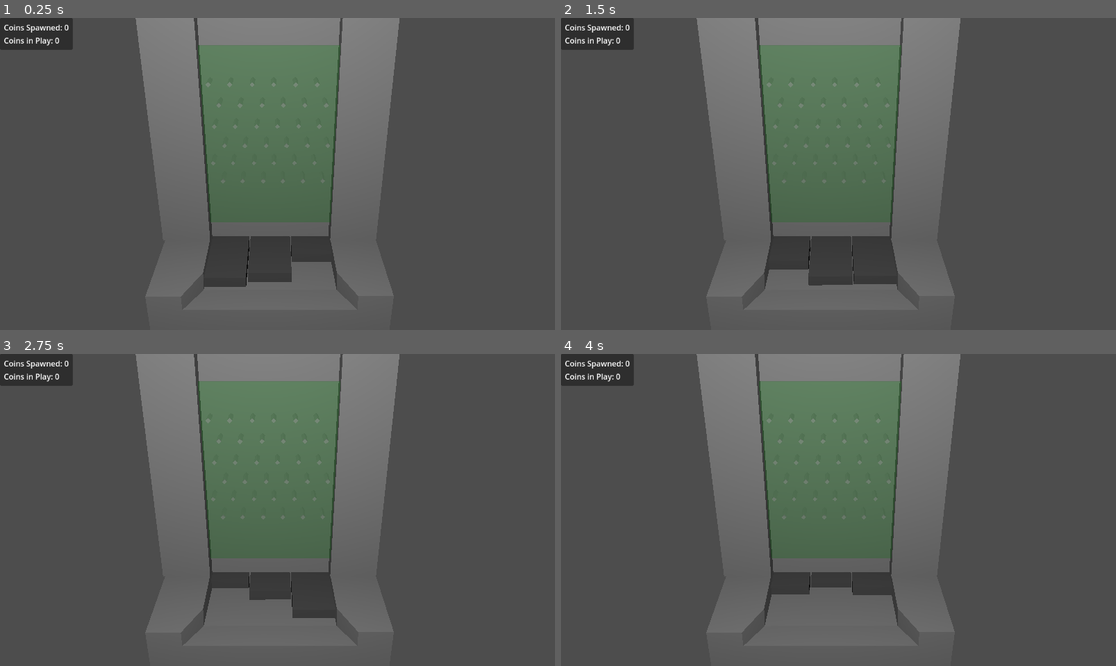
Above: before the commit, frames 1-4 (two rows, left to right).
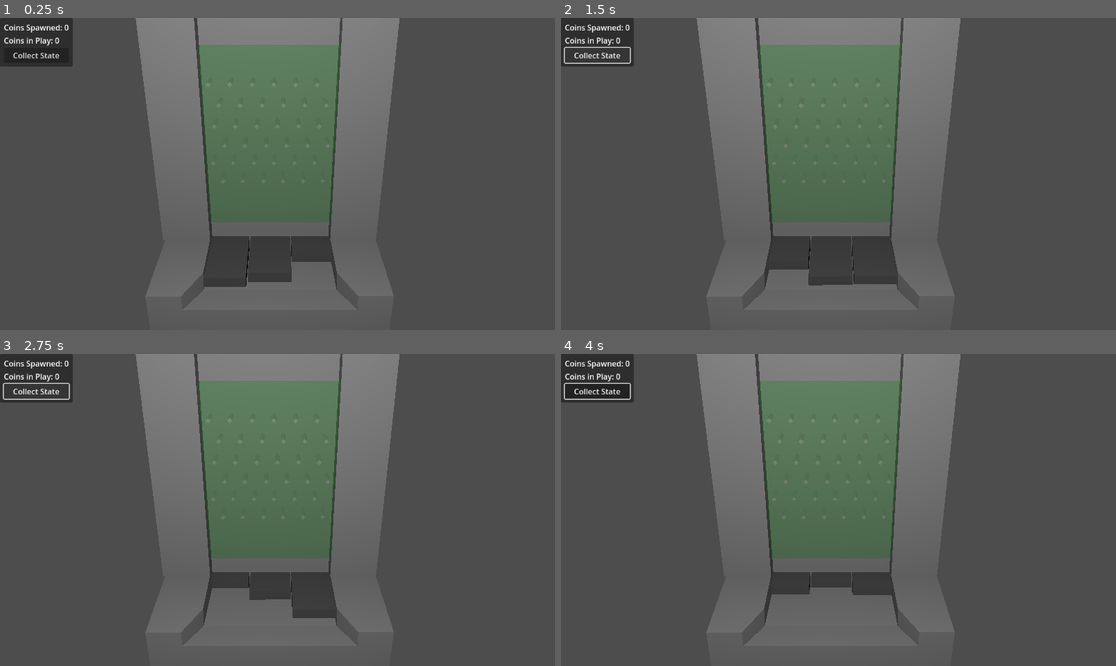
Above: after the commit, the same moments.

Repository: shaunhegarty/coin-pusher-godot
Game: Godot game, scene res://coin_pusher.tscn
Two runs of this game, one before a commit and one after it. Both use one fixed random seed, a clock stepped at 60 frames per second and the inputs below.
Inputs (mouse positions are in pixels of both pictures, inside the frame that each line leads up to):
- Up to frame 1 (0.25 s): no input
- Up to frame 2 (1.5 s): click (599, 55) at 0.5 s, where only the run after the commit has a clickable "Collect State"; click (599, 55) at 1.25 s, where only the run after the commit has a clickable "Collect State"
- Up to frame 3 (2.75 s): click (38, 391) at 2 s, where only the run after the commit has a clickable "Collect State"
- Up to frame 4 (4 s): move the mouse to (960, 494) at 2.77 s; click (960, 494) at 2.92 s; move the mouse to (727, 525) at 3.52 s; click (727, 525) at 3.67 s

The runs differ from the first frame. In frame 1, 0.7% of the frame differs, in the area x 0-14%, y 10-16%; in frame 2, 0.4%; in frame 3, 0.4%; in frame 4, 0.7%, in the area x 0-14%, y 9-16%.

Commit message:
Partial refactor, store state in memory

Diff:
--- a/2p_coin.tscn
+++ b/2p_coin.tscn
@@ -1,6 +1,6 @@
 [gd_scene load_steps=4 format=3 uid="uid://dao02pqjyw86r"]
 
-[ext_resource type="PackedScene" uid="uid://d18hm6qrx8ucb" path="res://coin.glb" id="1_sd4qk"]
+[ext_resource type="PackedScene" uid="uid://d18hm6qrx8ucb" path="res://Assets/Models/coin.glb" id="1_sd4qk"]
 
 [sub_resource type="PhysicsMaterial" id="PhysicsMaterial_nxogv"]
 friction = 0.3
--- a/coin_pusher.tres
+++ b/coin_pusher.tres
@@ -1,9 +1,13 @@
-[gd_resource type="Theme" load_steps=2 format=3 uid="uid://dto2dgjbhtenc"]
+[gd_resource type="Theme" load_steps=3 format=3 uid="uid://dto2dgjbhtenc"]
+
+[sub_resource type="SystemFont" id="SystemFont_soukn"]
+font_names = PackedStringArray("Ebrima")
 
 [sub_resource type="SystemFont" id="SystemFont_4axlu"]
 font_names = PackedStringArray("Cambria")
 
 [resource]
+Button/fonts/font = SubResource("SystemFont_soukn")
 Label/fonts/font = SubResource("SystemFont_4axlu")
 MarginContainer/constants/margin_bottom = 8
 MarginContainer/constants/margin_left = 8
--- a/coin_pusher.tscn
+++ b/coin_pusher.tscn
@@ -1,8 +1,8 @@
 [gd_scene load_steps=14 format=3 uid="uid://disn2kqpe0tkp"]
 
 [ext_resource type="PackedScene" uid="uid://dao02pqjyw86r" path="res://2p_coin.tscn" id="2_gph00"]
-[ext_resource type="PackedScene" uid="uid://rmisfm470h1t" path="res://coin_pusher.glb" id="3_2dwd0"]
-[ext_resource type="Script" path="res://pusher.gd" id="4_0q1ku"]
+[ext_resource type="Script" path="res://pusher_animation.gd" id="2_lvtu1"]
+[ext_resource type="PackedScene" uid="uid://rmisfm470h1t" path="res://Assets/Models/coin_pusher.glb" id="3_2dwd0"]
 [ext_resource type="Script" path="res://coin_spawner.gd" id="4_4cjm0"]
 [ext_resource type="Theme" uid="uid://dto2dgjbhtenc" path="res://coin_pusher.tres" id="5_313km"]
 [ext_resource type="Script" path="res://coins_in_play.gd" id="5_nblno"]
@@ -128,11 +128,10 @@
 libraries = {
 "": SubResource("AnimationLibrary_echt6")
 }
-
-[node name="AnimatedPusher" type="AnimatableBody3D" parent="TheMachine/Pushers" node_paths=PackedStringArray("animation_player")]
+script = ExtResource("2_lvtu1")
+
+[node name="AnimatedPusher" type="AnimatableBody3D" parent="TheMachine/Pushers"]
 transform = Transform3D(1, 0, 0, 0, 1, 0, 0, 0, 1, -3.51995, 6.87366, 1.16893)
-script = ExtResource("4_0q1ku")
-animation_player = NodePath("../AnimationPlayer")
 
 [node name="CollisionShape3D" type="CollisionShape3D" parent="TheMachine/Pushers/AnimatedPusher"]
 shape = SubResource("BoxShape3D_noqyw")
@@ -141,10 +140,8 @@
 snap = 1e-06
 size = Vector3(4, 0.3, 1.2)
 
-[node name="AnimatedPusher2" type="AnimatableBody3D" parent="TheMachine/Pushers" node_paths=PackedStringArray("animation_player")]
+[node name="AnimatedPusher2" type="AnimatableBody3D" parent="TheMachine/Pushers"]
 transform = Transform3D(1, 0, 0, 0, 1, 0, 0, 0, 1, -3.92113, 6.87366, -0.068771)
-script = ExtResource("4_0q1ku")
-animation_player = NodePath("../AnimationPlayer")
 
 [node name="CollisionShape3D" type="CollisionShape3D" parent="TheMachine/Pushers/AnimatedPusher2"]
 shape = SubResource("BoxShape3D_noqyw")
@@ -153,10 +150,8 @@
 snap = 1e-06
 size = Vector3(4, 0.3, 1.2)
 
-[node name="AnimatedPusher3" type="AnimatableBody3D" parent="TheMachine/Pushers" node_paths=PackedStringArray("animation_player")]
+[node name="AnimatedPusher3" type="AnimatableBody3D" parent="TheMachine/Pushers"]
 transform = Transform3D(1, 0, 0, 0, 1, 0, 0, 0, 1, -4.9479, 6.87366, -1.29826)
-script = ExtResource("4_0q1ku")
-animation_player = NodePath("../AnimationPlayer")
 
 [node name="CollisionShape3D" type="CollisionShape3D" parent="TheMachine/Pushers/AnimatedPusher3"]
 shape = SubResource("BoxShape3D_noqyw")
@@ -182,10 +177,11 @@
 transform = Transform3D(1, 0, 0, 0, 1, 0, 0, 0, 1, -2.33533, 7.06041, 0)
 shape = SubResource("BoxShape3D_p5uvh")
 
-[node name="CanvasLayer" type="CanvasLayer" parent="." node_paths=PackedStringArray("coin_count_label", "coins_in_play_label")]
+[node name="CanvasLayer" type="CanvasLayer" parent="." node_paths=PackedStringArray("coin_count_label", "coins_in_play_label", "collect_state_button")]
 script = ExtResource("5_nqfka")
 coin_count_label = NodePath("PanelContainer/MarginContainer/VBoxContainer/CoinCounter")
 coins_in_play_label = NodePath("PanelContainer/MarginContainer/VBoxContainer/CoinsInPlay")
+collect_state_button = NodePath("PanelContainer/MarginContainer/VBoxContainer/CollectStateButton")
 
 [node name="PanelContainer" type="PanelContainer" parent="CanvasLayer"]
 offset_right = 40.0
@@ -208,4 +204,8 @@
 layout_mode = 2
 text = "Coins in Play: 0"
 
+[node name="CollectStateButton" type="Button" parent="CanvasLayer/PanelContainer/MarginContainer/VBoxContainer"]
+layout_mode = 2
+text = "Collect State"
+
 [connection signal="input_event" from="CoinSpawner" to="CoinSpawner" method="_on_input_event"]
--- a/coins_in_play.gd
+++ b/coins_in_play.gd
@@ -1,17 +1,22 @@
-extends Area3D
+class_name CoinsInPlayArea extends Area3D
+
+var coins_in_play: Array[Node3D] = []
 
 
 # Called when the node enters the scene tree for the first time.
 func _ready():
+	GameController.register_coins_in_play_area(self)
 	body_entered.connect(coin_in_play)
 	body_exited.connect(coin_out_of_play)
 
 
 func coin_in_play(body: Node) -> void:
 	if body.is_in_group("coin"):
+		coins_in_play.append(body)
 		GameController.increment_coins_in_play()
 
 
 func coin_out_of_play(body: Node) -> void:
 	if body.is_in_group("coin"):
+		coins_in_play.erase(body)
 		GameController.decrement_coins_in_play()
--- a/game_controller.gd
+++ b/game_controller.gd
@@ -7,9 +7,20 @@
 var coin_count: int = 0
 var coins_in_play: int = 0
 
+var animation_player: AnimationPlayer
+var coins_in_play_area: CoinsInPlayArea
+
 
 func _ready():
 	coin_spawned.connect(increment_coin_count)
+
+
+func register_animation_player(pusher_animation_player: AnimationPlayer):
+	animation_player = pusher_animation_player
+
+
+func register_coins_in_play_area(coins_in_play_area_to_register: CoinsInPlayArea):
+	coins_in_play_area = coins_in_play_area_to_register
 
 
 func reset():
@@ -29,3 +40,16 @@
 func decrement_coins_in_play():
 	coins_in_play -= 1
 	coins_in_play_changed.emit()
+
+
+var stored_game_state: GameState
+
+
+func store_game_state():
+	var game_state = GameState.new()
+	game_state.animation_time = animation_player.current_animation_position
+	for coin in coins_in_play_area.coins_in_play:
+		game_state.coin_positions.append(coin.global_position)
+		game_state.coin_rotations.append(coin.global_rotation)
+
+	stored_game_state = game_state
--- /dev/null
+++ b/game_state.gd
@@ -0,0 +1,5 @@
+class_name GameState extends RefCounted
+
+var animation_time: float
+var coin_positions: Array[Vector3] = []
+var coin_rotations: Array[Vector3] = []
--- a/pusher.gd
+++ /dev/null
@@ -1,7 +0,0 @@
-extends AnimatableBody3D
-
-@export var animation_player: AnimationPlayer
-
-# Called when the node enters the scene tree for the first time.
-func _ready():
-	animation_player.play("pusher_motion")
--- /dev/null
+++ b/pusher_animation.gd
@@ -0,0 +1,7 @@
+extends AnimationPlayer
+
+
+# Called when the node enters the scene tree for the first time.
+func _ready():
+	GameController.register_animation_player(self)
+	play("pusher_motion")
--- a/ui_manager.gd
+++ b/ui_manager.gd
@@ -2,12 +2,14 @@
 
 @export var coin_count_label: Label
 @export var coins_in_play_label: Label
+@export var collect_state_button: Button
 
 
 # Called when the node enters the scene tree for the first time.
 func _ready():
 	GameController.coin_counted.connect(update_coin_count)
 	GameController.coins_in_play_changed.connect(update_coins_in_play)
+	collect_state_button.pressed.connect(GameController.store_game_state)
 
 
 func update_coin_count():
Renamed: coin.glb -> Assets/Models/coin.glb
Not shown, changed: Assets/Models/coin.glb.import
Binary file added: Assets/Models/coin_2pUV.png
Not shown, added: Assets/Models/coin_2pUV.png.import
Renamed: coin_pusher.glb -> Assets/Models/coin_pusher.glb
Not shown, changed: Assets/Models/coin_pusher.glb.import
